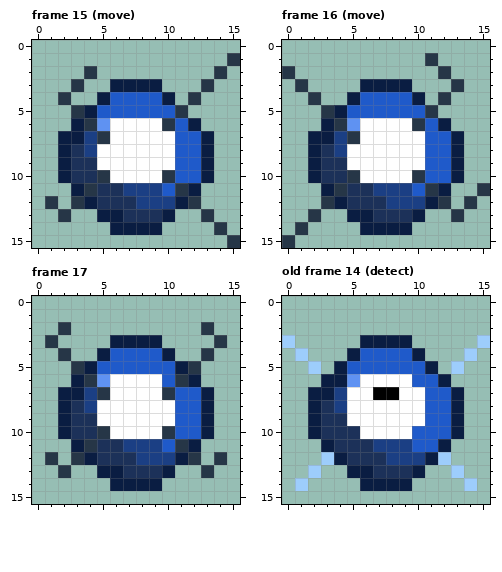
File history of a pixel-art file, Drillbird_sprites/Characters/Enemies/Walking Gem/WalkingGem.aseprite. Above is the file before it was changed.
16x16 pixels, 18 frames. Colours within 5 levels of each other are drawn and written as one. Shown: frame 15 (move), frame 16 (move), frame 17, old frame 14 (detect). The commit also changed other frames, which this record leaves out.
New version:
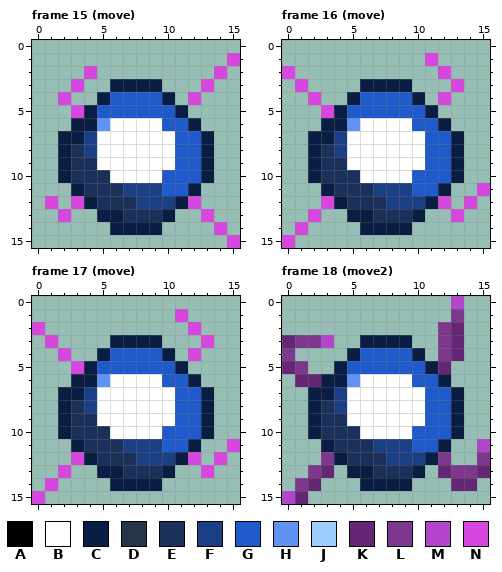
Palette (. is transparent): A #000000  B #ffffff  C #0a1d42  D #263647  E #1c3159  F #1b3f84  G #1f5aca  H #5f92f2  J #9dcdfc  K #652773  L #7d378c  M #b345cc  N #d746de
A new or re-ordered frame is compared with the old frame closest to it.
The commit says: Made ore gem a bit prettier
Difference:
frames re-ordered
Changed rows in their new state; - is an unchanged pixel.
Frame 15 (move), layer "legas":
first column x 1:
 1 --------------N
 2 ---N---------N-
 3 --N---------N--
 4 -N---------N---
 5 --N-------C----
 6 ---C-----G-----
 7 ----B----------
10 ----E----G-----
11 ---E------G----
12 N-N--------N---
13 -N----------N--
14 -------------N-
15 --------------N
Frame 16 (move), layer "legas":
first column x 0:
 1 -----------N----
 2 N-----------N---
 3 -N-----------N--
 4 --N---------N---
 5 ---N-------C----
 6 ----C-----G-----
 7 -----B----------
10 -----E----G-----
11 ----E------G---N
12 ---N--------N-N-
13 --N----------N--
14 -N--------------
15 N---------------
Frame 17 (move), layer "legas":
first column x 0:
 1 -----------N----
 2 N-.---------N.--
 3 -N-----------N.-
 4 --N---------N.--
 5 ---N--------.---
 6 ----C------G----
 7 -----B----B-----
10 -----E----G-----
11 ----E------G---N
12 -.-N--------N-N-
13 --N----------N--
14 -N--------------
15 N---------------
Frame 18 (move2) against old frame 14 (detect), layers "eye", "legas":
first column x 0:
 0 -------------M--
 1 -------------L--
 2 ------------LK--
 3 KLLM--------LK-.
 4 L.----------LK.-
 5 KL.---------K.--
 6 -KK-------------
 7 -------BB-------
first column x 0:
11 ---------------M
12 ---L--------L--L
13 --LK--------KLLK
14 -LK----------KK-
15 MK--------------
